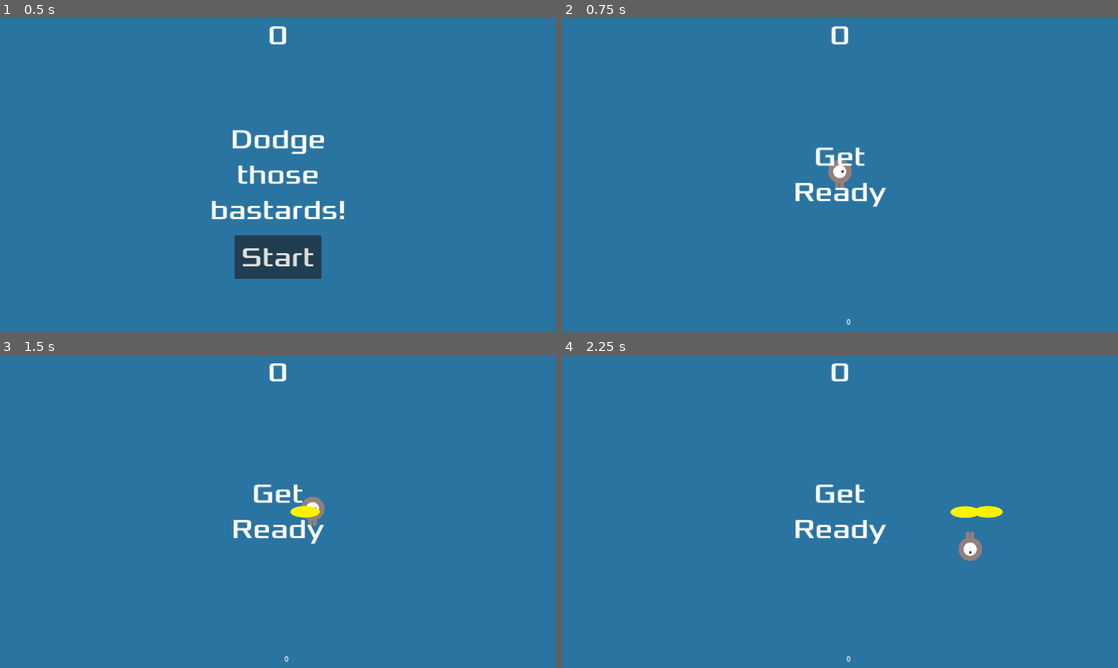
Above: before the commit, frames 1-4 (two rows, left to right).
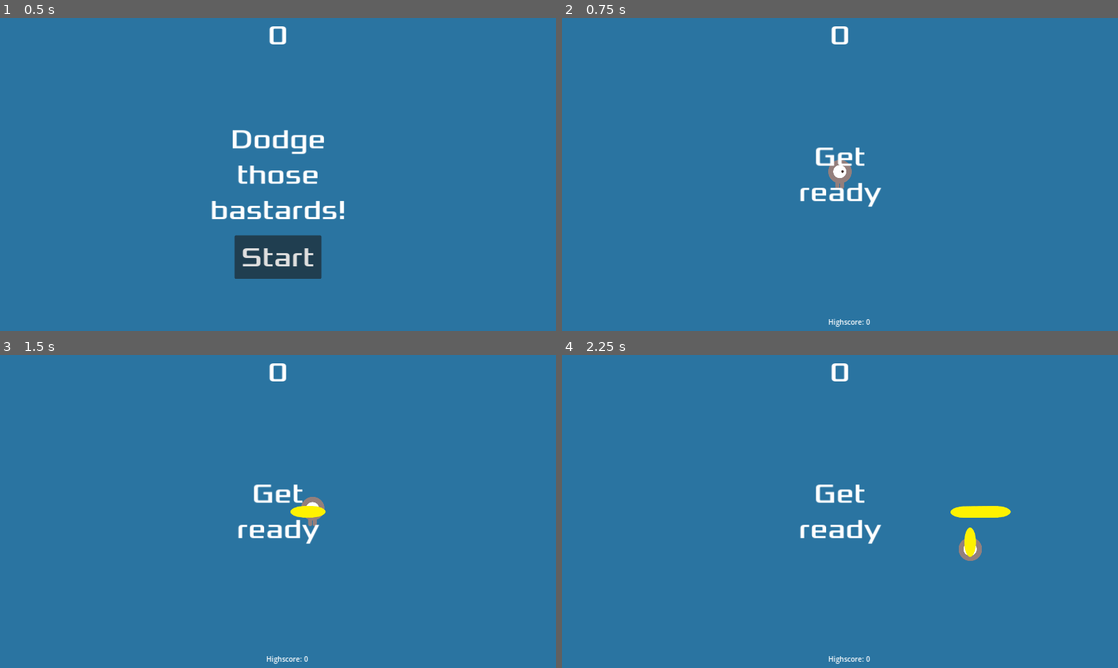
Above: after the commit, the same moments.

Repository: DCdeBrabander/godot-my-first-2d-game
Game: Godot game, scene res://scenes/main.tscn
The game is run twice, just before and just after one commit, with the same random seed, the same clock (stepped at 60 frames per second) and the same inputs.
Inputs:
- Up to frame 1 (0.5 s): no input
- Up to frame 2 (0.75 s): click "Start" at 0.5 s
- Up to frame 3 (1.5 s): tap Enter at 1.25 s; hold Right (move_right) from 1.28 s (still down); hold Space (fire) from 1.28 s (still down)
- Up to frame 4 (2.25 s): release Right (move_right) at 2.03 s; release Space (fire) at 2.03 s; hold Down (move_down) from 2.03 s (still down); tap Space (fire) at 2.1 s

Frame 1 is identical in both runs. In frame 2, 0.7% of the frame differs, in the area x 42-59%, y 52-99%; in frame 3, 0.8%; in frame 4, 1.0%, in the area x 42-81%, y 48-99%.

Commit message:
Minor cleanup

Diff:
--- a/global.gd
+++ b/global.gd
@@ -6,6 +6,10 @@
 var high_score = 0
 var current_score = 0
 var save_resource: SaveDataResource
+
+func subtract_score(subtract:int):
+	current_score -= subtract
+	update_score.emit(current_score)
 
 func add_score(add: int):
 	current_score += add
@@ -18,7 +22,6 @@
 func keep_high_score():
 	if current_score <= high_score:
 		return
-
 	high_score = current_score
 	get_save_data_resource().set_save_data({ high_score_key: high_score }).save()
 
--- a/scenes/bullet.gd
+++ b/scenes/bullet.gd
@@ -19,6 +19,6 @@
 	queue_free()
 
 func _on_body_entered(node_body: Node2D) -> void:
-	if(node_body.is_in_group("mobs")):
+	if (node_body.is_in_group("mobs")):
 		node_body.hit(damage)
 		queue_free()
--- a/scenes/hud.gd
+++ b/scenes/hud.gd
@@ -3,15 +3,17 @@
 signal start_game
 
 func _init():
-	Global.connect("update_score", update_score)
+	Global.connect("update_score", show_score)
 
 func show_message(text):
 	$Message.text = text
 	$Message.show()
 	$MessageTimer.start()
+	return self
 
 func show_highscore(score):
-	$Highscore.text = str(score)
+	$Highscore.text = "Highscore: " + str(score)
+	return self
 
 func show_game_over():
 	show_message("Game Over")
@@ -23,9 +25,11 @@
 
 	await get_tree().create_timer(1.0).timeout
 	$StartButton.show()
+	return self
 
-func update_score(score):
+func show_score(score):
 	$ScoreLabel.text = str(score)
+	return self
 
 func _on_start_button_pressed() -> void:
 	$StartButton.hide()
--- a/scenes/main.gd
+++ b/scenes/main.gd
@@ -7,6 +7,13 @@
 func _ready():
 	viewport_size = get_viewport().get_visible_rect()
 
+func new_game():
+	Global.set_current_score(0)
+	$HUD.show_highscore(Global.get_high_score()).show_message("Get ready")
+	$Player.start(viewport_size.get_center())
+	$StartTimer.start()
+	get_tree().call_group("mobs", "queue_free")
+
 func game_over():
 	Global.keep_high_score()
 	$HUD.show_game_over()
@@ -14,16 +21,6 @@
 	$MobTimer.stop()
 	$Music.stop()
 	$DeathSound.play()
-
-func new_game():
-	Global.set_current_score(0)
-	$HUD.show_highscore(Global.get_high_score())
-	$Music.play()
-	$HUD.update_score(0)
-	$HUD.show_message("Get Ready")
-	$Player.start(viewport_size.get_center())
-	$StartTimer.start()
-	get_tree().call_group("mobs", "queue_free")
 
 func _on_mob_timer_timeout() -> void:
 	# Create a new instance of the Mob scene.
--- a/scenes/mob.gd
+++ b/scenes/mob.gd
@@ -26,8 +26,6 @@
 
 func die(cause_of_death: CausesOfDeath):
 	match cause_of_death:
-		CausesOfDeath.KILLED:
-			Global.add_score(score_on_kill)
-		CausesOfDeath.OUT_OF_BOUNDS:
-			print("mob died because it went out of viewport")
+		CausesOfDeath.KILLED: Global.add_score(score_on_kill)
+		CausesOfDeath.OUT_OF_BOUNDS: Global.subtract_score(1)
 	queue_free()
--- a/scenes/player.gd
+++ b/scenes/player.gd
@@ -6,12 +6,12 @@
 @export var bullet_cooldown = 0.25
 @export var bullet: PackedScene
 
-var screen_size # Size of the game window.
+var screen_size
 var can_shoot = true
-var last_shoot_direction = Vector2(1, 0)
+var bullet_direction = Vector2(1, 0)
 
-func start(pos):
-	position = pos
+func start(_position: Vector2):
+	position = _position
 	show()
 	$CollisionShape2D.disabled = false
 
@@ -23,10 +23,13 @@
 # Called every frame. 'delta' is the elapsed time since the previous frame.
 func _process(delta: float) -> void:
 	var velocity: Vector2 = Vector2.ZERO
-	var direction: Vector2 = calc_direction()
+	var current_player_direction: Vector2 = get_player_direction()
 
-	if direction.length() > 0:
-		velocity = direction.normalized() * speed
+	if (current_player_direction.x != 0 or current_player_direction.y != 0):
+		bullet_direction = current_player_direction.normalized()
+
+	if current_player_direction.length() > 0:
+		velocity = current_player_direction.normalized() * speed
 		$AnimatedSprite2D.play()
 	else:
 		$AnimatedSprite2D.stop()
@@ -34,38 +37,30 @@
 	position += velocity * delta
 	position = position.clamp(Vector2.ZERO, screen_size)
 
-	set_animation(direction)
+	set_animation(current_player_direction)
 
 	if (is_shooting()):
-		shoot(direction)
+		shoot(bullet_direction)
 
 func is_shooting() -> bool:
 	return Input.is_action_pressed("fire") && can_shoot
 
 func shoot(direction: Vector2):
-	var bullet_direction = direction
-
-	if (bullet_direction.x == 0 and bullet_direction.y == 0):
-		bullet_direction = last_shoot_direction
-	else:
-		last_shoot_direction = bullet_direction
-
 	var bullet_instance = bullet.instantiate()
 	get_tree().root.add_child(bullet_instance)
-	bullet_instance.start(position, bullet_direction)
+	bullet_instance.start(position, direction)
 	start_gun_cooldown()
 
 func set_animation(velocity):
 	if velocity.x != 0:
 		$AnimatedSprite2D.animation = "walk"
 		$AnimatedSprite2D.flip_v = false
-		# See the note below about the following boolean assignment.
 		$AnimatedSprite2D.flip_h = velocity.x < 0
 	elif velocity.y != 0:
 		$AnimatedSprite2D.animation = "up"
 		$AnimatedSprite2D.flip_v = velocity.y > 0
 
-func calc_direction():
+func get_player_direction():
 	var velocity = Vector2.ZERO
 	if Input.is_action_pressed("move_right"):
 		velocity.x += 1
@@ -75,7 +70,6 @@
 		velocity.y += 1
 	if Input.is_action_pressed("move_up"):
 		velocity.y -= 1
-
 	return velocity
 
 func _on_body_entered(body: Node2D) -> void:
--- a/scenes/player.tscn
+++ b/scenes/player.tscn
@@ -51,7 +51,7 @@
 shape = SubResource("CapsuleShape2D_w2cyq")
 
 [node name="GunCooldown" type="Timer" parent="."]
-wait_time = 0.5
+wait_time = 0.1
 
 [connection signal="body_entered" from="." to="." method="_on_body_entered"]
 [connection signal="timeout" from="GunCooldown" to="." method="_on_gun_cooldown_timeout"]
